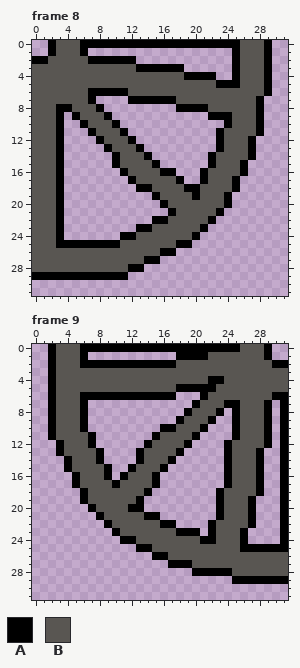
A pixel-art file gets an edit: art/tiles.ase. Above is the file before it was changed.
32x32 pixels, 9 frames. Shown: frame 8, frame 9. The commit also changed other frames, which this record leaves out.
Palette (. is transparent): A #000000  B #595652
Pixels before, frame 8, first column x 0:
 0 ..ABBBAAAAAAAAAAAAAAAAAAAABBBA
 1 ..ABBBA..................ABBBA
 2 AABBBBBAAAAAA............ABBBA
 3 BBBBBBBBBBBBBAAAAAA......ABBBA
 4 BBBBBBBBBBBBBBBBBBBAAAA..ABBBA
 5 BBBBBBBBBBBBBBBBBBBBBBBAAABBBA
 6 BBBBBBBAAAAABBBBBBBBBBBBBBBBBA
 7 BBBBBBBA....AAAAAABBBBBBBBBBA.
 8 BBBAABBBA.........AAAABBBBBBA.
 9 BBBA.ABBBA............AAABBBA.
10 BBBA..ABBBA.............ABBBA.
11 BBBA...ABBBA...........ABBBBA.
12 BBBA....ABBBA..........ABBBA..
13 BBBA.....ABBBA.........ABBBA..
14 BBBA......ABBBA.......ABBBBA..
15 BBBA......ABBBBA......ABBBA...
16 BBBA.......ABBBBAA...ABBBBA...
17 BBBA........ABBBBBA..ABBBA....
18 BBBA.........AABBBBAABBBBA....
19 BBBA...........ABBBBABBBA.....
20 BBBA............ABBBBBBBA.....
21 BBBA.............ABBBBBA......
22 BBBA...........AABBBBBA.......
23 BBBA.........AABBBBBBA........
24 BBBA.......AABBBBBBBA.........
25 BBBAAAAAAAABBBBBBBAA..........
26 BBBBBBBBBBBBBBBBAA............
27 BBBBBBBBBBBBBBAA..............
28 BBBBBBBBBBBBAA................
29 AAAAAAAAAAAA..................
Pixels before, frame 9, first column x 2:
 0 ABBBAAAAAAAAAAAAAAAAAAAABBBA..
 1 ABBBA...........AAAABBBBBBBA..
 2 ABBBAAAAAAAAAAAABBBBBBBBBBBBAA
 3 ABBBBBBBBBBBBBBBBBBBBBBBBBBBBB
 4 ABBBBBBBBBBBBBBBBBBBAABBBBBBBB
 5 ABBBBBBBBBBBBBBBAAAAABBBBBBBBB
 6 ABBBAAAAAAAAAAAA...ABBBBBBBBAA
 7 ABBBA.............ABBBAABBBA.A
 8 ABBBA............ABBBA.ABBBA.A
 9 ABBBA...........ABBBA..ABBBA.A
10 ABBBA.........AABBBA...ABBBA.A
11 ABBBBA.......ABBBBA....ABBBA.A
12 .ABBBA......ABBBBA....ABBBBA.A
13 .ABBBBA....ABBBBA.....ABBBA..A
14 ..ABBBA....ABBBA......ABBBA..A
15 ..ABBBBA..ABBBA.......ABBBA..A
16 ...ABBBA.ABBBA........ABBBA..A
17 ...ABBBBABBBBA........ABBBA..A
18 ....ABBBBBBBA........ABBBBA..A
19 ....ABBBBBBA.........ABBBA...A
20 .....ABBBBAA.........ABBBA...A
21 ......ABBBBBAA.......ABBBA...A
22 .......ABBBBBBAA....ABBBBA...A
23 ........ABBBBBBBAAA.ABBBA....A
24 .........AABBBBBBBBAABBBA....A
25 ...........AABBBBBBBBBBBAAAAAA
26 .............AABBBBBBBBBBBBBBB
27 ...............AAABBBBBBBBBBBB
28 ..................AAAAABBBBBBB
29 .......................AAAAAAA
The same view after the edit:
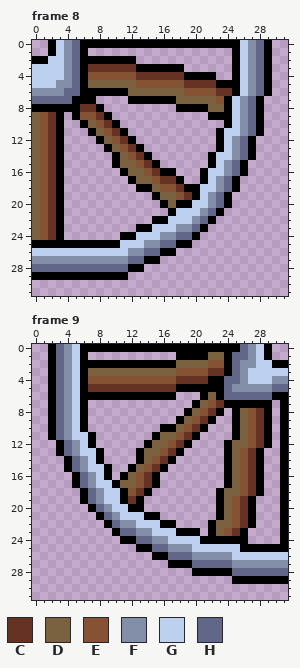
Colours new in this view: C #653223  D #7a6240  E #865234  F #838ea8  G #bdd0ef  H #626789
From old to new:
Changed rows in their new state; - is an unchanged pixel.
Frame 8:
first column x 0:
 0 ---GFH--------------------GFH
 1 ---GFH--------------------GFH
 2 --GGFHA-------------------GFH
 3 GGGGFHACCCCCC-------------GFH
 4 GGGGFHAEEEEEECCCCCC-------GFH
 5 GGGFFHADDDDDDEEEEEECCCC---GFH
 6 FFFFHHA-----DDDDDDDEEEECCAGFH
 7 HHHHHAA-----------DDDDDEAGFH-
 8 AAA--ACC--------------DDAGFH-
 9 DEC---EEC----------------GFH-
10 DEC----DEC---------------GFH-
11 DEC-----DEC-------------GGFH-
12 DEC------DEC------------GFH--
13 DEC-------DEC-----------GFH--
14 DEC--------DEC---------GGFH--
15 DEC--------DDEC--------GFH---
16 DEC---------DDEC------GGFH---
17 DEC----------DDECC----GFH----
18 DEC------------DEEC--GGFH----
19 DEC-------------DDEC-GFH-----
20 DEC--------------DAAGGFH-----
21 DEC---------------GGGFH------
22 DEC--------------GGGFH-------
23 DEC------------GGGFFH--------
24 DEC----------GGGFFHH---------
25 AAA--------GGGFFHH-----------
26 GGGGGGGGGGGGFFHH-------------
27 FFFFFFFFFFFFHH---------------
28 HHHHHHHHHHHH-----------------
Frame 9:
first column x 3:
 0 HFG--------------------HFG---
 1 HFG----------------DDAHHFG---
 2 HFG------------DDDDEEAHFFGG--
 3 HFGADDDDDDDDDDDEEEECCAHFGGGGG
 4 HFGAEEEEEEEEEEECCCC--HHFGGGFF
 5 HFGACCCCCCCCCCC-----AHFFFFFHH
 6 HFG----------------DAHHHHHH--
 7 HFG---------------DEC--AAA---
 8 HFG--------------DEC---DEC---
 9 HFG-------------DEC----DEC---
10 HFG------------DEC-----DEC---
11 HFGG---------DDEC------DEC---
12 -HFG--------DDEC------DDEC---
13 -HFGG------DDEC-------DEC----
14 --HFG------DEC--------DEC----
15 --HFGG----DEC---------DEC----
16 ---HFG---DEC----------DEC----
17 ---HFGG-DDEC----------DEC----
18 ----HFGGAEC----------DDEC----
19 ----HFGGAC-----------DEC-----
20 -----HFGG------------DEC-----
21 ------HFGGG----------DEC-----
22 -------HFFGGG-------DDEC-----
23 --------HHFFGGG-----DEC------
24 ----------HHFFGGGG--AAA------
25 ------------HHFFFGGGGGG------
26 --------------HHHFFFFFGGGGGGG
27 -----------------HHHHHFFFFFFF
28 ----------------------HHHHHHH
Changed places in both pictures, as pixel boxes (x1, y1, x2, y2):
changed: (32, 40, 264, 272)
changed: (56, 344, 288, 576)
